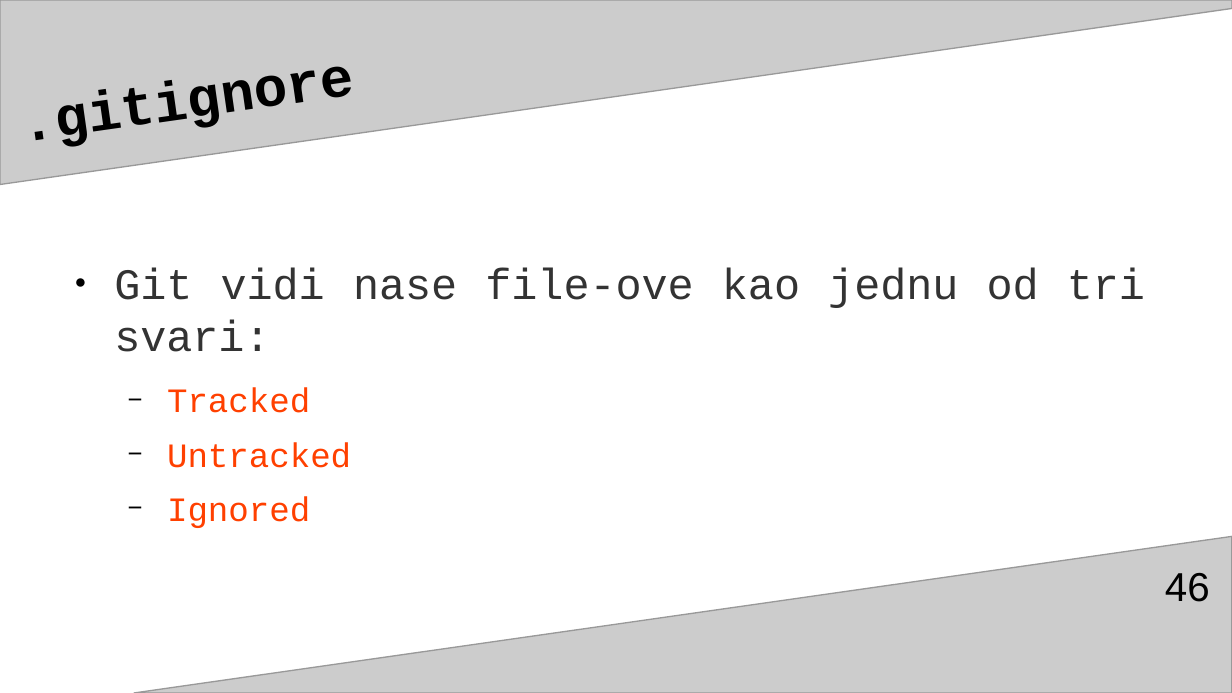
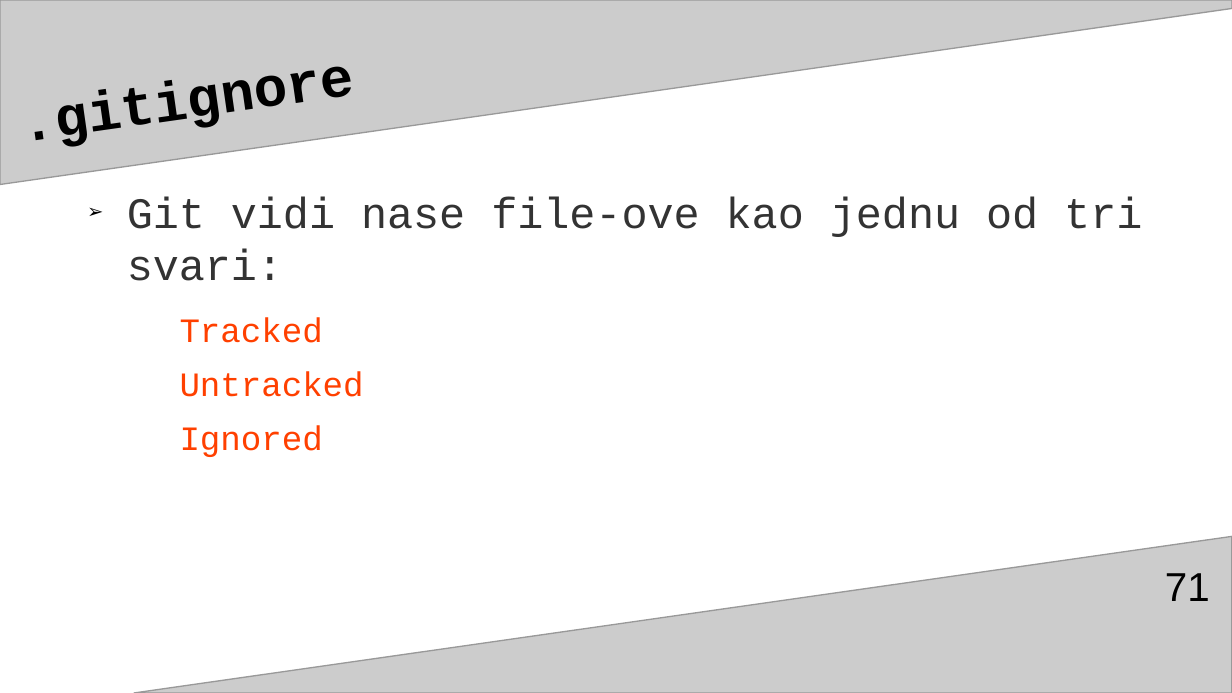
Before and after one commit to adnannukic/prezentacija-za-TSI, a slide deck: slide 71 of gitGitHubAdnanNukićPrez3.odp (slide 46 before the commit). Drawn at 1232x693 pixels with LibreOffice and Linux fonts; fonts in the diff are those of the drawing. Boxes give left, top, right and bottom in pixels: in the first picture for what was removed or moved away, otherwise in the second. Text is boxed around its words. In the diff, an @@ line names an element or a change of style, - is before the commit and + after.

```diff
--- a/gitGitHubAdnanNukićPrez3.odp
+++ b/gitGitHubAdnanNukićPrez3.odp
@@ text "Git vidi nase file-ove kao ...": place and size @@
-text "Git vidi nase file-ove kao ..." at <box>114,267,1145,528</box>
+text "Git vidi nase file-ove kao ..." at <box>127,197,1142,457</box>
@@ text "Git vidi nase file-ove kao ..." at <box>127,197,1142,457</box>: alignment justified to left; bullet ● to ➢; bullet − to none @@
@@ page number at <box>1165,573,1210,601</box>: text changed @@
-46
+71
```
Also in this commit, not shown: 11 other slides changed, 4 slides added, 3 slides removed.
